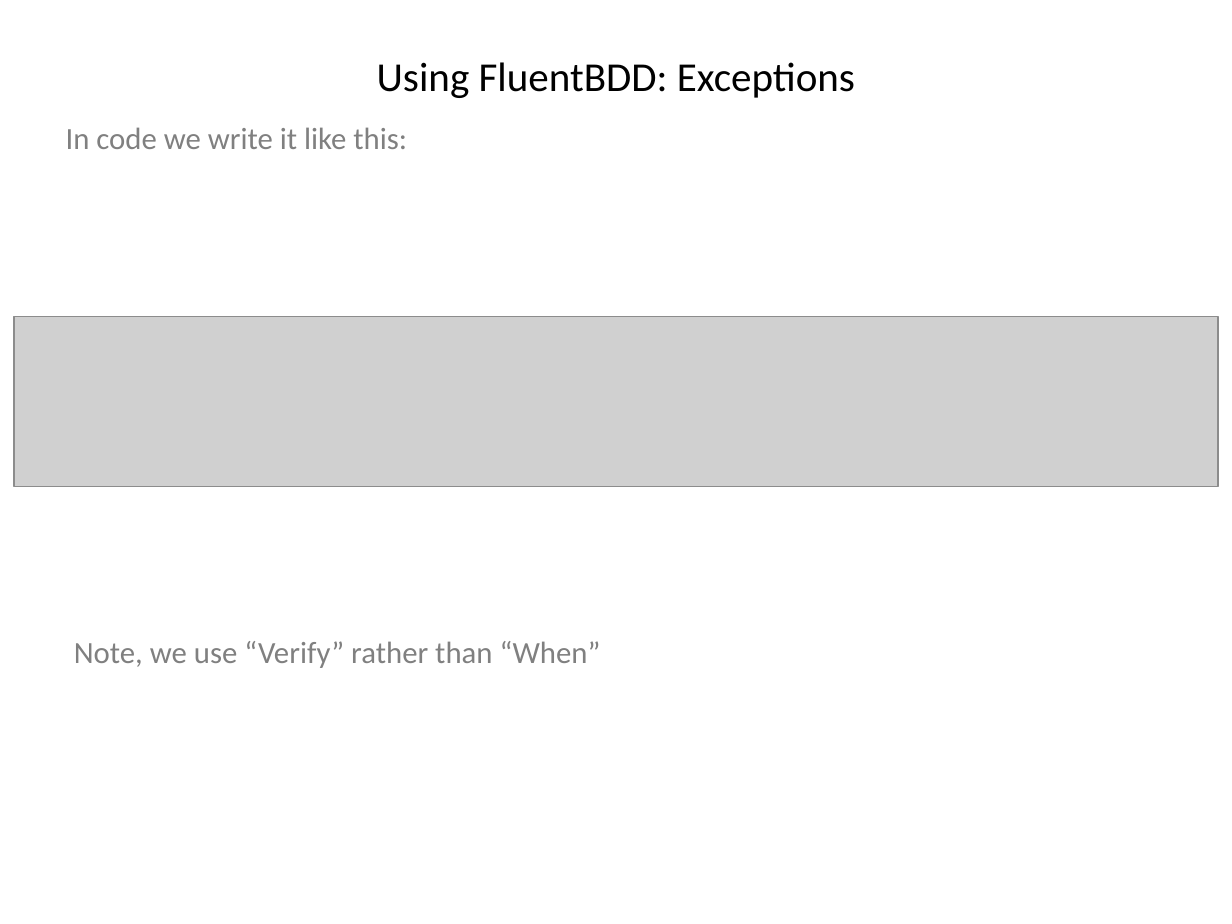
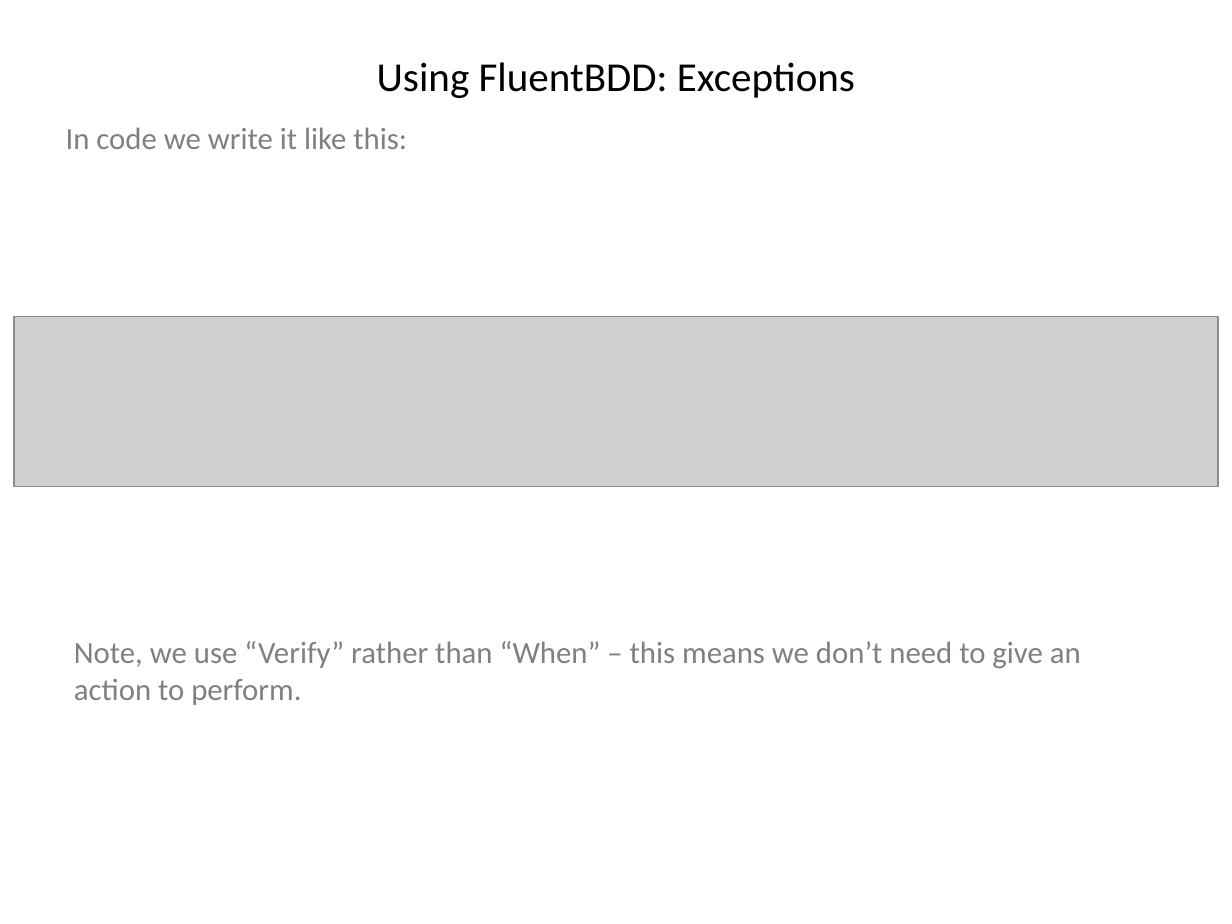
Before and after one commit to i-e-b/FluentBdd, a slide deck: slide 86 of FluentBDD/Fluent BDD.pptx. Drawn at 1232x924 pixels with LibreOffice and Linux fonts; fonts in the diff are those of the drawing; grey boxes stand for pictures. Boxes give left, top, right and bottom in pixels: in the first picture for what was removed or moved away, otherwise in the second. Text is boxed around its words. In the diff, an @@ line names an element or a change of style, - is before the commit and + after.

```diff
--- a/FluentBDD/Fluent BDD.pptx
+++ b/FluentBDD/Fluent BDD.pptx
@@ text at (x1=74, y1=641, x2=1081, y2=705): text changed @@
-Note, we use “Verify” rather than “When”
+Note, we use “Verify” rather than “When” – this means we don’t need to give an action to perform.
```
Also in this commit, not shown: 47 other slides changed.
